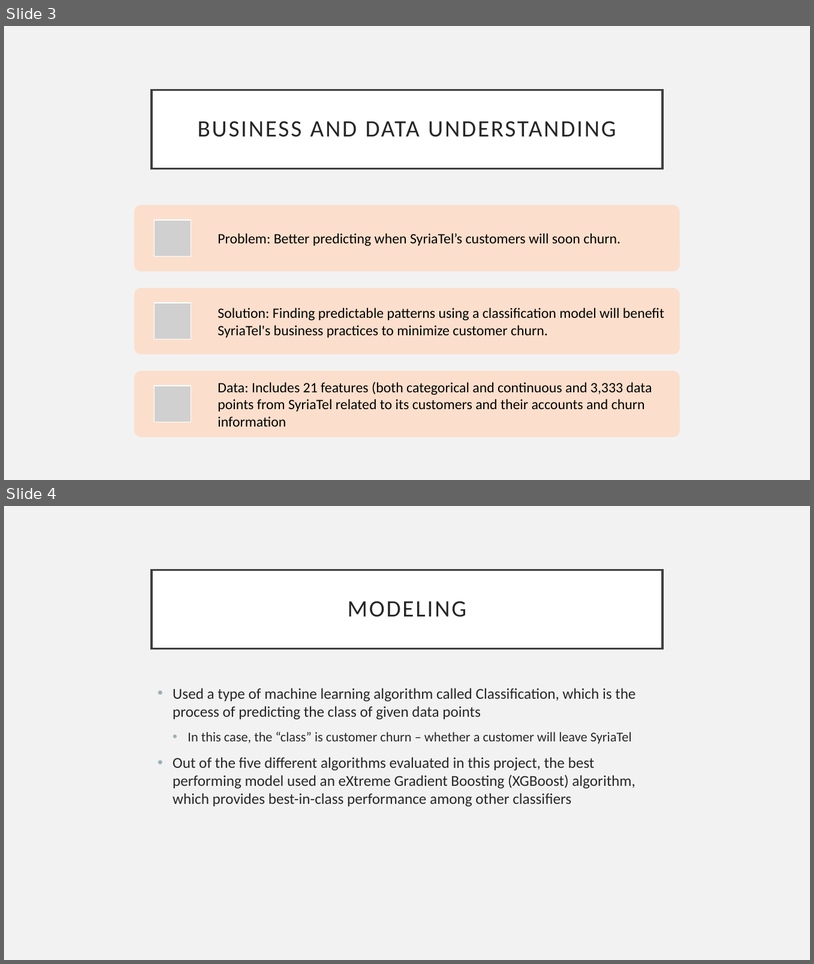
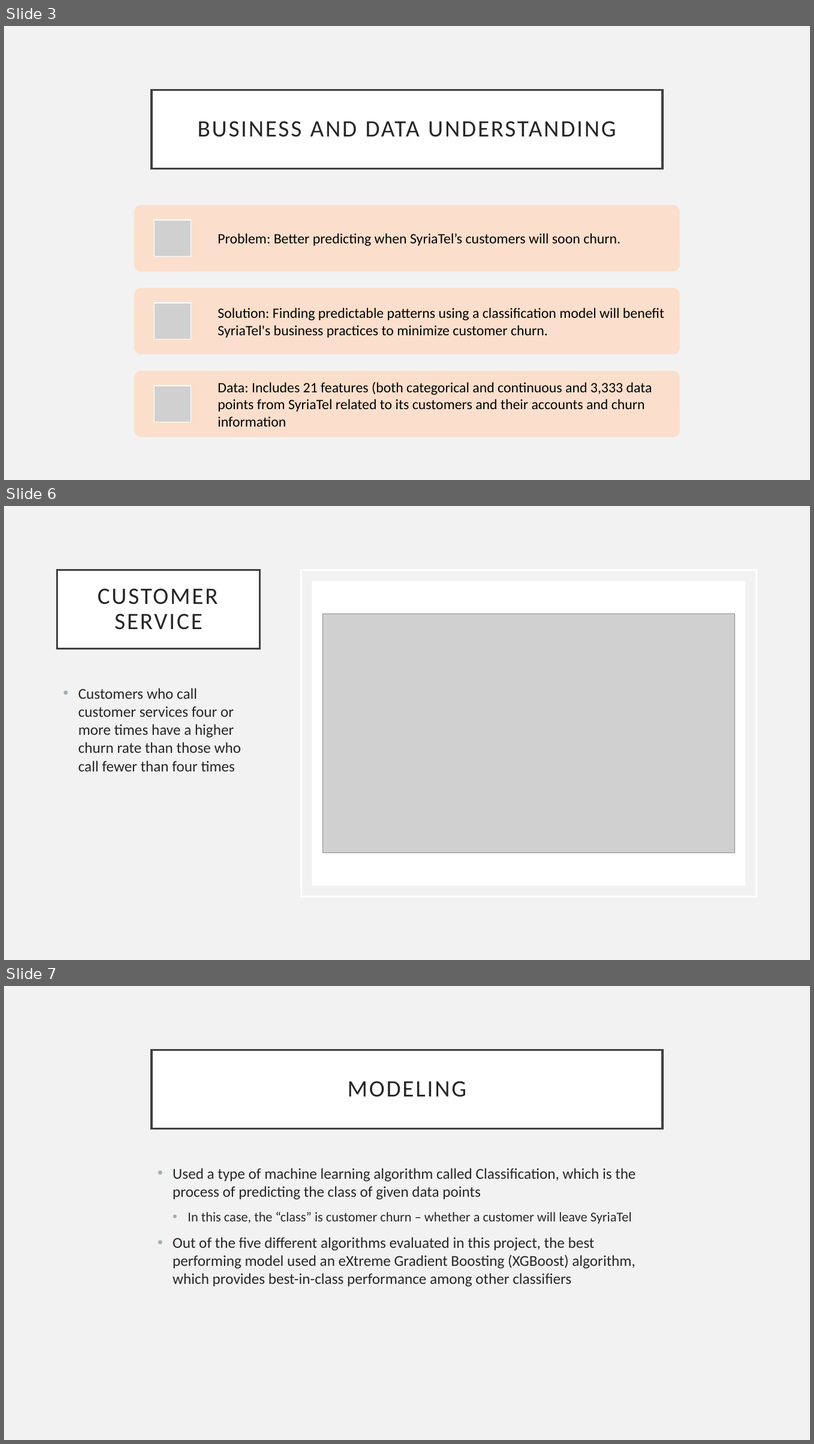
Before and after one commit to rfb-vibe/telecom-customer-churn, a slide deck: ppt-churn-presentation.pptx. Shown one above the other, each under a label of ours: slides 3 and 4 before the commit, slides 3, 6 and 7 after it; the slides between them are not shown. The pictures are 814x964 and 814x1444 pixels, drawn with LibreOffice and Linux fonts; fonts in the diff are those of the drawing; grey boxes stand for pictures. Boxes give left, top, right and bottom in pixels: in the first picture for what was removed or moved away, otherwise in the second. Text is boxed around its words. In the diff, an @@ line names an element or a change of style, - is before the commit and + after.

```diff
--- a/ppt-churn-presentation.pptx
+++ b/ppt-churn-presentation.pptx
@@ slide 6 added at bbox=[4, 506, 810, 960], background #F2F2F2 @@
@@ title added at bbox=[57, 570, 260, 648], fill #FFFFFF, outline #404040 2.5 pt, 28 pt, text #262626 @@
+CUSTOMER SERVICE
@@ rectangle added at bbox=[301, 570, 756, 896], outline #FFFFFF 2.5 pt @@
@@ rectangle added at bbox=[312, 580, 746, 885], fill #FFFFFF @@
@@ picture added at bbox=[323, 613, 735, 853] @@
@@ text added at bbox=[78, 688, 241, 771], 18 pt, text #262626 @@
+• Customers who call customer services four or more times have a higher churn rate than those who call fewer than four times
@@ what was slide 4 is now slide 7 @@
```
Also in this commit, not shown: 1 slide changed, 2 other slides added, 1 slide removed, 12 other files.
